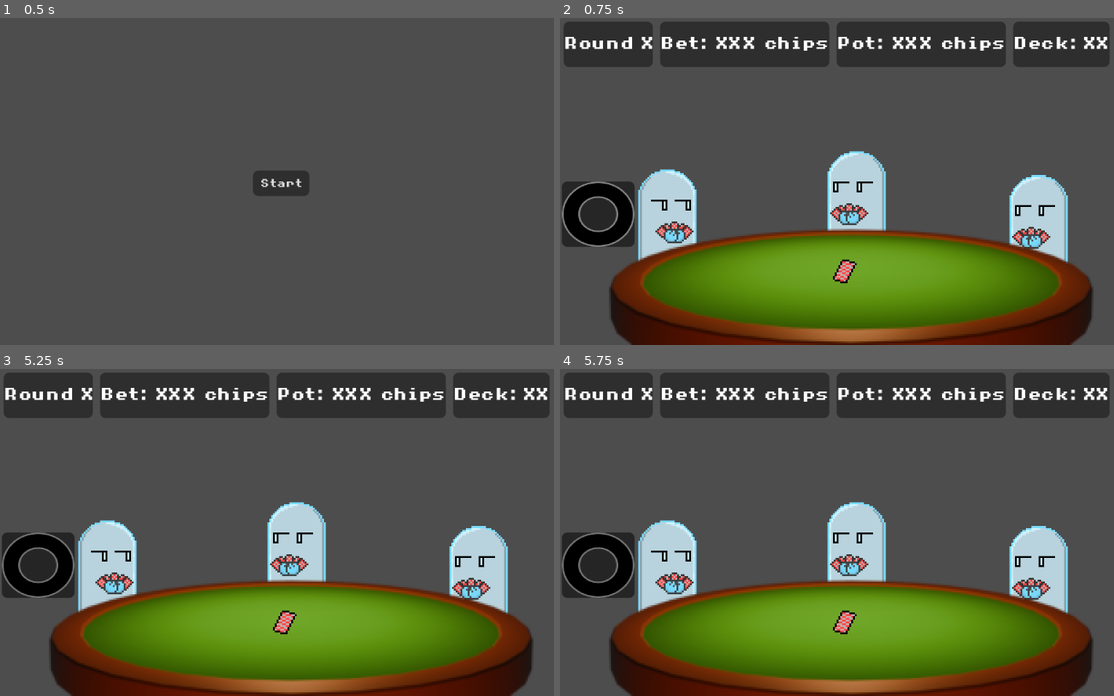
Above: before the commit, frames 1-4 (two rows, left to right).
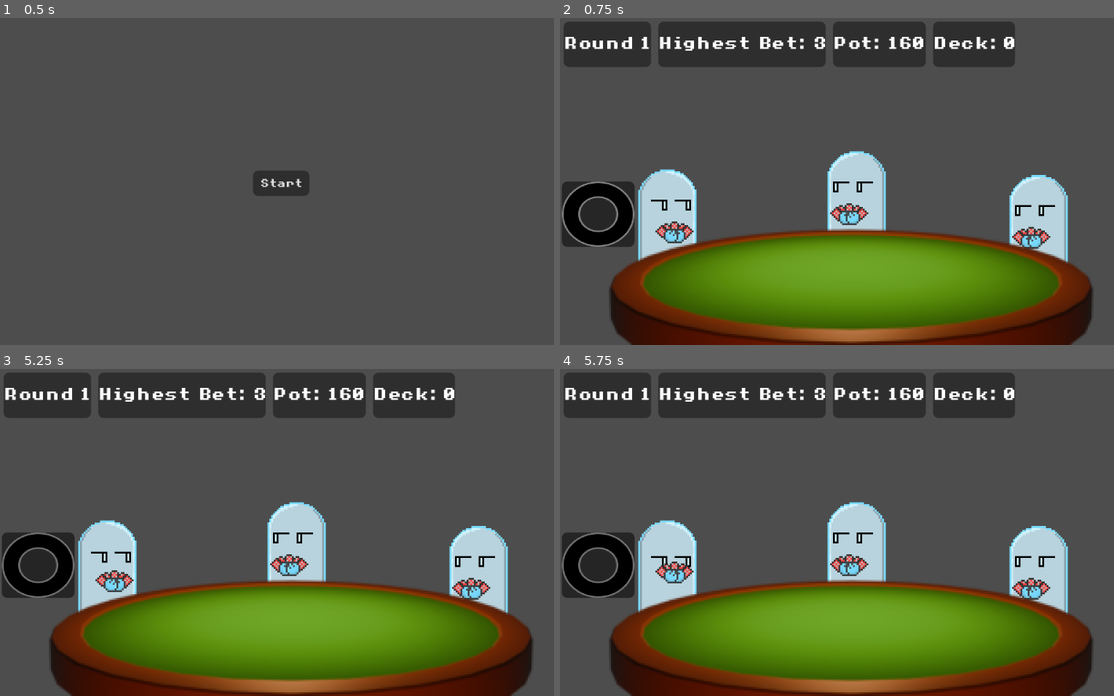
Above: after the commit, the same moments.

Repository: tofimega/ghost-poker
Game: Godot game, scene res://scenes/title_menu/hud/title_menu_hud.tscn
The game is run twice, just before and just after one commit, with the same random seed, the same clock (stepped at 60 frames per second) and the same inputs.
Inputs (mouse positions are in pixels of both pictures, inside the frame that each line leads up to):
- Up to frame 1 (0.5 s): no input
- Up to frame 2 (0.75 s): click "Start" at 0.5 s
- Up to frame 3 (5.25 s): tap Enter at 1.25, 2.75, 4.25 s; move the mouse to (421, 516) at 1.27 s; tap Space at 2, 3.5, 5 s; move the mouse to (177, 548) at 2.02 s; move the mouse to (349, 460) at 2.77 s; move the mouse to (260, 597) at 3.52 s; move the mouse to (465, 581) at 4.27 s; move the mouse to (116, 483) at 5.02 s
- Up to frame 4 (5.75 s): no input

Frame 1 is identical in both runs. In frame 2, 4.5% of the frame differs, in the area x 14-100%, y 1-82%; in frame 3, 4.8%; in frame 4, 5.1%.
Error before the commit: Parse Error: Could not find type "ActionMode" under base "GhostAnim". (res://scenes/game_scene/game_scene.gd:68)
Error after the commit: Invalid access to property or key 'player_bet' on a base object of type 'Node (poker_engine.gd)'. (res://scenes/sprites/ghost_sprite.gd:13)

Commit message:
progress

Diff:
--- a/scenes/game_scene/game_scene.gd
+++ b/scenes/game_scene/game_scene.gd
@@ -1,5 +1,9 @@
 class_name GameScene
 extends Node2D
+
+
+signal _next_action
+
 
 @onready var hud: HUD = $HUD
 @onready var ghost: GhostSprite = $Objects/Ghost
@@ -49,30 +53,74 @@
 	target_sprite.modulate=mod_color
 
 
+var _changes: Array[LoggedAction] = []
 
 func update_scene_state(changes: Array[LoggedAction])->void:
-	var anim_queue: Array[GhostAnim.ActionMode] =[]
-	var string_queue: Array[String] = [] # to be dosplayed in sprite's label
-	while !changes.is_empty():
-		var change: LoggedAction = changes.pop_back()
-		match change.type():
-			LoggedAction.Type.Bet:
-				change = change as LBetAction
-				match change.bet.type: # add bet anim, account for frozen, all_in(_idle), fold_idle
-					_:pass
-			LoggedAction.Type.Cheat: pass # add cheat anim + target's hit anim
-	anim_queue.reverse()
-	string_queue.reverse()
-	_playback_actions(anim_queue, string_queue)
+	assert(_changes.is_empty())
+	_changes = changes
+	_changes.reverse()
+	_next_action.connect(_update_scene_state)
+	_update_scene_state()
 
-func _playback_actions(actions: Array[GhostAnim.ActionMode], strings: Array[String])->void:
-	#while actions.pop
-		#match action
-			#bet: do_bet + display strings.pop ...
-			#all_in: do_all_in + idle_all_in
-			#...
-		#await finished
-	pass
+
+func _update_scene_state()->void:
+	if _changes.is_empty():
+		_next_action.disconnect(_update_scene_state)
+		return #TODO: enable HUD, receive & process player actions, disable HUD, front_end_updated
+
+	var change: LoggedAction = _changes.pop_back()
+	_playback_action(change)
+
+
+func _playback_action(action: LoggedAction)->void:
+	match action.type():
+		LoggedAction.Type.Bet: _playback_bet(action as LBetAction)
+		LoggedAction.Type.Cheat: _playback_cheat(action as LCheatAction)
+
+
+func _playback_bet(action: LBetAction)->void:
+	var sprite: GhostSprite = get_sprite(action.player)
+	sprite.display_info(str(action.bet), Color.CADET_BLUE if action.frozen else Color.WHITE)
+	var bet_mode: GhostAnim.ActionMode
+	match action.bet.type:
+		Bet.Type.ALL_IN:
+			sprite.animation_player.idle_mode=GhostAnim.IdleMode.ALL_IN
+			bet_mode = GhostAnim.ActionMode.BET_ALL_IN
+		Bet.Type.FOLD:
+			sprite.animation_player.idle_mode=GhostAnim.IdleMode.FOLD
+			bet_mode = GhostAnim.ActionMode.BET_FOLD
+		_:
+			sprite.animation_player.idle_mode=GhostAnim.IdleMode.DEFAULT
+			bet_mode = GhostAnim.ActionMode.BET_DEFAULT
+	sprite.animation_player.do_action(GhostAnim.ActionMode.BET_FROZEN if action.frozen else bet_mode)
+	sprite.animation_player.action_finished.connect(_next_action.emit, CONNECT_ONE_SHOT)
+
+
+func _playback_cheat(action: LCheatAction)->void:
+	var sprite: GhostSprite = get_sprite(action.player)
+	sprite.display_info(action.name)
+	sprite.animation_player.do_action(GhostAnim.ActionMode.CHEAT)
+	sprite.animation_player.action_finished.connect(func (): _playback_hurt(action), CONNECT_ONE_SHOT)
+
+
+func _playback_hurt(action: LCheatAction)->void:
+	match action.name:
+		"clairvayance", "stink":
+			if action.target == 0:
+				await hud.display_info("ow")
+				_next_action.emit()
+			else:
+				var sprite: GhostSprite = get_sprite(action.target)
+				sprite.animation_player.do_action(GhostAnim.ActionMode.HURT)
+				sprite.animation_player.action_finished.connect(_next_action.emit, CONNECT_ONE_SHOT)
+		_: _next_action.emit()
+
+func get_sprite(player: int)->GhostSprite:
+	match player:
+		1: return ghost
+		2: return ghost_2
+		3: return ghost_3
+		_: return null
 
 
 func anim_deal_card(player: int)->void:
--- a/scenes/sprites/ghost_animation.gd
+++ b/scenes/sprites/ghost_animation.gd
@@ -12,139 +12,50 @@
 	ACTION
 }
 
+enum IdleMode {
+	DEFAULT,
+	ALL_IN,
+	FOLD
+}
+
+enum ActionMode {
+	BET_DEFAULT,
+	BET_ALL_IN,
+	BET_FOLD,
+	BET_FROZEN,
+	CHEAT,
+	HURT
+}
+
+var idle_mode: IdleMode = IdleMode.DEFAULT
+var current_state: AnimationState = AnimationState.IDLE
+
 signal action_finished
 
-func do_idle(idle_mode: IdleMode)
-func do_action(action: ActionMode)
+
+func do_action(action: ActionMode)->void:
+	current_state = AnimationState.ACTION
+	match action:
+		_:pass
 
 
-var states: Array[AnimationState] = []
-var current_state: AnimationState = AnimationState.IDLE_STATIC
+func _on_animation_finished(anim_name: StringName) -> void:
+	if current_state==AnimationState.ACTION:
+		current_state=AnimationState.IDLE
+		action_finished.emit()
 
-func _reinit_nodes()->void:
-	timer.stop()
-	play("RESET")
+	if idle_mode == IdleMode.FOLD: return
+	if anim_name == "idle_all_in_start": return
+	timer.start(randf_range(1.5, 6))
 
 
-var _no_interrupts_please: bool = false
-func switch_to(state: AnimationState)->void:
-	GlobalLogger.log_text("Sprite "+str(id)+": SWITCHING ANIMATION from: "+AnimationState.find_key(current_state) + " TO: "+AnimationState.find_key(state))
-	if _no_interrupts_please: # prevent interrupting states with signals
-		GlobalLogger.log_text("Sprite "+str(id)+": SWITCH FAILED! ANIMATION CANNOT BE INTERRUPTED. QUEUEING SWITCH FOR LATER")
-		states.push_back(state)
-		return
+func _on_timer_timeout() -> void:
+	if current_state != AnimationState.IDLE: return
 
-	current_state = state
-	_reinit_nodes()
+	match idle_mode:
+		IdleMode.DEFAULT:
+			play("idle_default") if randi_range(0,1) else play("idle_"+PokerEngine.get_player(id).cheat.name().to_lower())
+		IdleMode.ALL_IN: play("idle_all_in_start")
 
-	match current_state:
-		AnimationState.IDLE_STATIC: timer.start(randf_range(1.5, 6))
-		AnimationState.IDLE_DEFAULT: play("idle_default")
-		AnimationState.IDLE_CHEAT: play("idle_"+PokerEngine.get_player(id).cheat._name.to_lower())
-		AnimationState.IDLE_ALL_IN:
-			_no_interrupts_please=true # no more moves after this
-			play("idle_all_in_start")
-		AnimationState.BET:
-			_no_interrupts_please=true # load-bearing animation
-			play("bet")
-		AnimationState.ALL_IN:
-			_no_interrupts_please=true # load-bearing animation
-			play("all_in")
-		AnimationState.FOLD:
-			_no_interrupts_please=true # no more moves after this + load-bearing animation
-			play("fold")
-		AnimationState.CHEAT:
-			_no_interrupts_please=true # load-bearing animation
-			play("bet") #play("cheat")
-		AnimationState.FLINCH:
-			_no_interrupts_please=true # load-bearing animation
-			play("flinch")
-	GlobalLogger.log_text("Sprite "+str(id)+": SWITCH SUCCESFUL! NEW STATE: "+AnimationState.find_key(current_state)+", NO INTERRUPT: "+str(_no_interrupts_please))
-
-func _on_timer_timeout() -> void:
-	GlobalLogger.log_text("Sprite "+str(id)+": TIMER OUT! IN STATE: "+AnimationState.find_key(current_state))
-	match current_state:
-		AnimationState.IDLE_STATIC:
-			if randi()%2: switch_to(AnimationState.IDLE_DEFAULT)
-			else: switch_to(AnimationState.IDLE_CHEAT)
-		AnimationState.IDLE_DEFAULT: pass
-		AnimationState.IDLE_CHEAT: pass
-		AnimationState.IDLE_ALL_IN: pass
-		AnimationState.BET: pass
-		AnimationState.ALL_IN: pass
-		AnimationState.FOLD: pass
-		AnimationState.CHEAT: pass #CONSIDER: maybe send start_flinch from timer
-		AnimationState.FLINCH: pass
-
-
-var incoming_queue: Array[AnimationState] = []
-func _on_animation_finished(anim_name: StringName) -> void:
-	if anim_name=="RESET": return
-	GlobalLogger.log_text("Sprite "+str(id)+": ANIMATION OVER! IN STATE: "+AnimationState.find_key(current_state))
-	if !states.is_empty():
-		GlobalLogger.log_text("Sprite "+str(id)+": QUEUED STATES FOUND! CHEWING THROUGH THEM FIRST...")
-		incoming_queue.push_back(current_state) # defer processing this transition until all previous ones are processed
-		_no_interrupts_please=false # the only case where forcing this variable wouldn't be okay is if _can_player_move return false, but they shouldn't receive animation commands in that state anyway
-		switch_to(states.pop_front())
-		return
-
-	if !incoming_queue.is_empty():
-		var old_state: AnimationState = current_state
-		current_state=incoming_queue.pop_back() # pop_back because stack + call stack = queue
-		_on_animation_finished("")
-		current_state = old_state
-		# fall through to process them all (also this is garbage)
-
-	match current_state:
-		AnimationState.IDLE_STATIC: pass
-		AnimationState.IDLE_DEFAULT: switch_to(AnimationState.IDLE_STATIC)
-		AnimationState.IDLE_CHEAT: switch_to(AnimationState.IDLE_STATIC)
-		AnimationState.IDLE_ALL_IN: pass
-		AnimationState.BET:
-			_no_interrupts_please=false
-			switch_to(AnimationState.IDLE_STATIC)
-			PokerEngine.cont.emit()
-		AnimationState.ALL_IN:
-			_no_interrupts_please=false
-			switch_to(AnimationState.IDLE_ALL_IN)
-			PokerEngine.cont.emit()
-		AnimationState.FOLD: PokerEngine.cont.emit()
-		AnimationState.CHEAT:
-			_no_interrupts_please=false
-			switch_to(AnimationState.IDLE_STATIC)
-			if target >=0: PokerEngine.start_flinch.emit(target)
-			else: PokerEngine.cont_cheat.emit()
-		AnimationState.FLINCH:
-			_no_interrupts_please=false
-			switch_to(AnimationState.IDLE_STATIC)
-			PokerEngine.cont_cheat.emit()
-
-
-func do_bet(i: int, bet: Bet)->void:
-	if i!=id: return
-
-	match bet.type:
-		Bet.Type.FOLD: switch_to(AnimationState.FOLD)
-		Bet.Type.ALL_IN: switch_to(AnimationState.ALL_IN)
-		_: switch_to(AnimationState.BET)
-
-
-func do_cheat(i: int, t: int, _n)->void:
-	if i != id: return
-	target = t
-	switch_to(AnimationState.CHEAT)
-
-
-func do_flinch(t: int)->void:
-	if t != id: return
-	switch_to(AnimationState.FLINCH)
-
-
-func _ready()->void:
-	PokerEngine.start_flinch.connect(do_flinch)
-	PokerEngine.player_bet.connect(do_bet)
-	PokerEngine.player_cheat.connect(do_cheat)
-	switch_to(AnimationState.IDLE_STATIC)
-
-func _process(delta: float)->void:
-	pass
+func _ready() -> void:
+	timer.start(randf_range(1.5, 6))
--- a/scripts/poker_engine.gd
+++ b/scripts/poker_engine.gd
@@ -196,13 +196,9 @@
 func _process_round()->void:
 	while !_turn_queue.is_empty():
 		_process_queue()
-		_update_front_end()
+		FrontendManager.get_game_scene().update_scene_state(action_log)
 		await FrontendManager.front_end_updated
 
-
-func _update_front_end()->void:
-	action_log.reverse()
-	FrontendManager.get_game_scene().update_scene_state(action_log)
 
 func handle_user_input(user_actions: Array[Action])->void:
 	for a: Action in user_actions: a.do_action()
